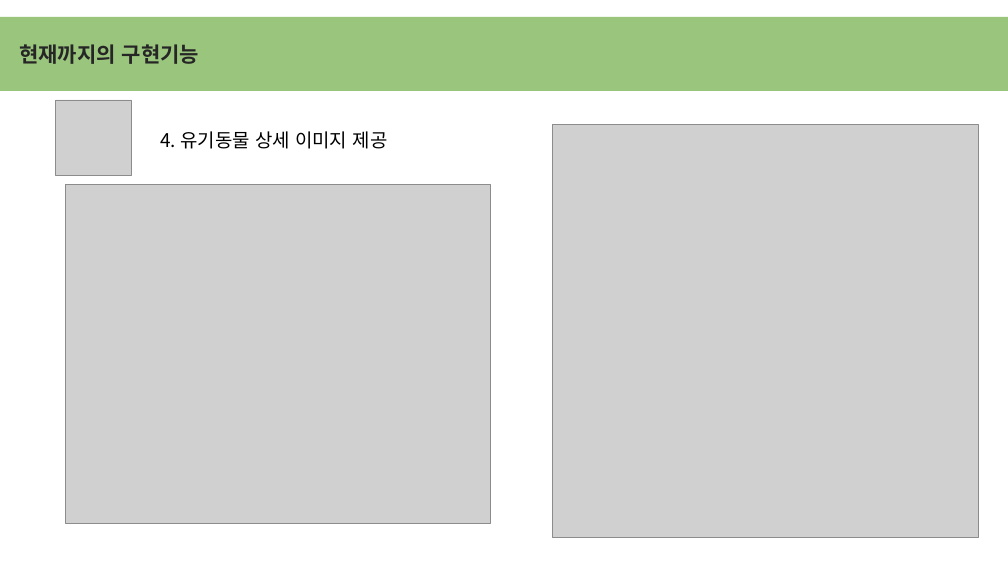
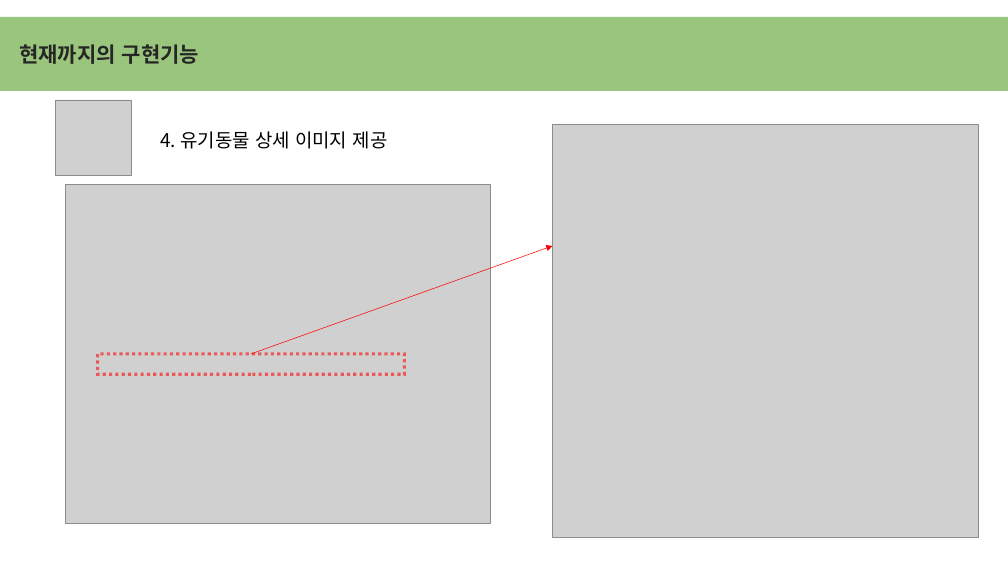
Before and after one commit to Lee-mo/2017-Script, a slide deck: slide 7 of 엄동연/2017스크립트중간발표_201880023엄동연.pptx. Drawn at 1008x567 pixels with LibreOffice and Linux fonts; fonts in the diff are those of the drawing; grey boxes stand for pictures. Boxes give left, top, right and bottom in pixels: in the first picture for what was removed or moved away, otherwise in the second. Text is boxed around its words. In the diff, an @@ line names an element or a change of style, - is before the commit and + after.

```diff
--- a/엄동연/2017스크립트중간발표_201880023엄동연.pptx
+++ b/엄동연/2017스크립트중간발표_201880023엄동연.pptx
@@ arrow added from (251, 354) to (553, 246), #FF0000 0.5 pt @@
@@ rectangle added at [98, 354, 405, 374], outline #FF0000 3 pt dashed @@
```
Also in this commit, not shown: 3 other slides changed, 13 other files.
